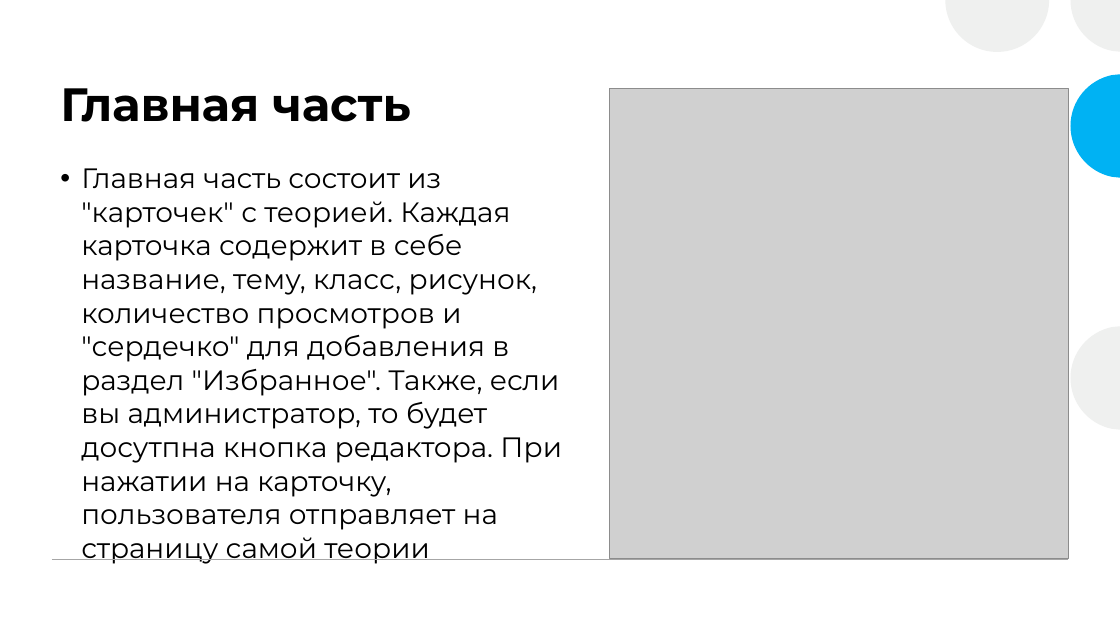
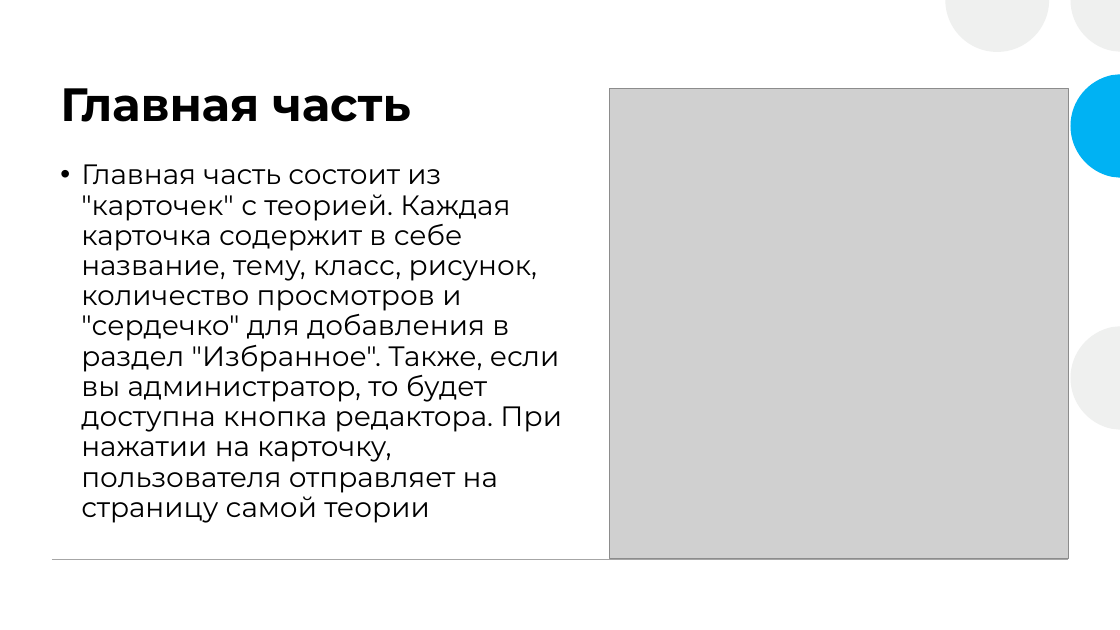
Before and after one commit to Aofavir/Theoremica, a slide deck: slide 7 of Теоремика_финал.pptx. Drawn at 1120x630 pixels with LibreOffice and Linux fonts; fonts in the diff are those of the drawing; grey boxes stand for pictures. Boxes give left, top, right and bottom in pixels: in the first picture for what was removed or moved away, otherwise in the second. Text is boxed around its words. In the diff, an @@ line names an element or a change of style, - is before the commit and + after.

```diff
--- a/Теоремика_финал.pptx
+++ b/Теоремика_финал.pptx
@@ text at <box>81,164,562,523</box>: text changed @@
-• Главная часть состоит из "карточек" с теорией. Каждая карточка содержит в себе название, тему, класс, рисунок, количество просмотров и "сердечко" для добавления в раздел "Избранное". Также, если вы администратор, то будет досутпна кнопка редактора. При нажатии на карточку, пользователя отправляет на страницу самой теории
+• Главная часть состоит из "карточек" с теорией. Каждая карточка содержит в себе название, тему, класс, рисунок, количество просмотров и "сердечко" для добавления в раздел "Избранное". Также, если вы администратор, то будет доступна кнопка редактора. При нажатии на карточку, пользователя отправляет на страницу самой теории
```
Also in this commit, not shown: 3 other slides changed.
